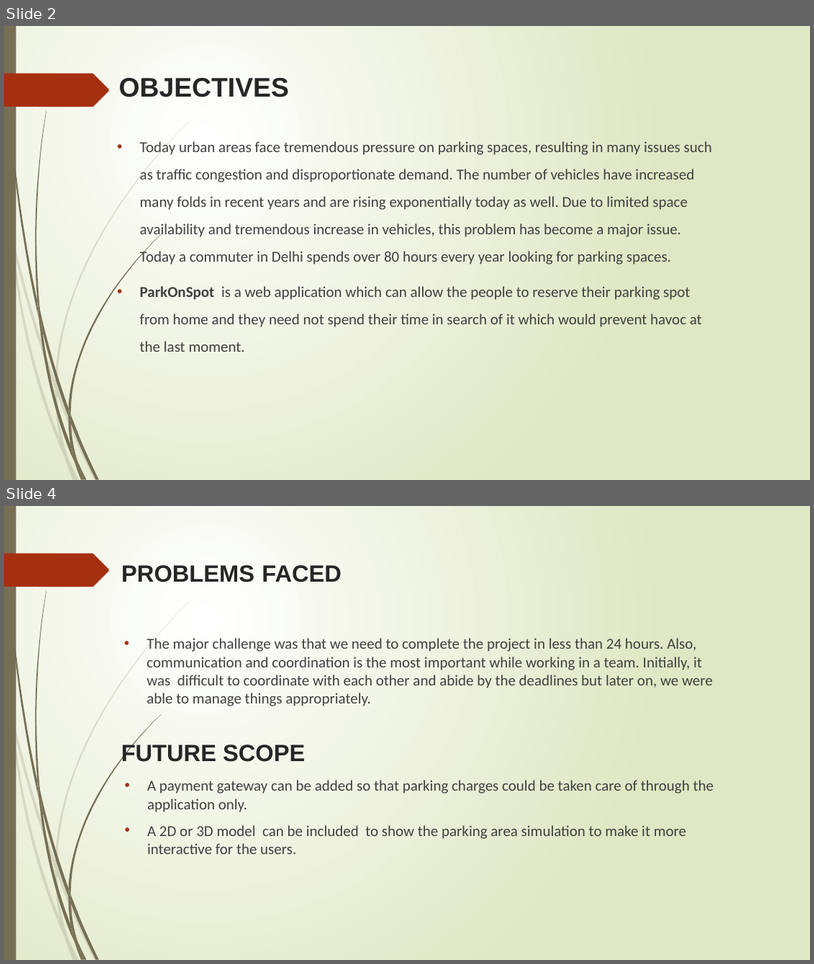
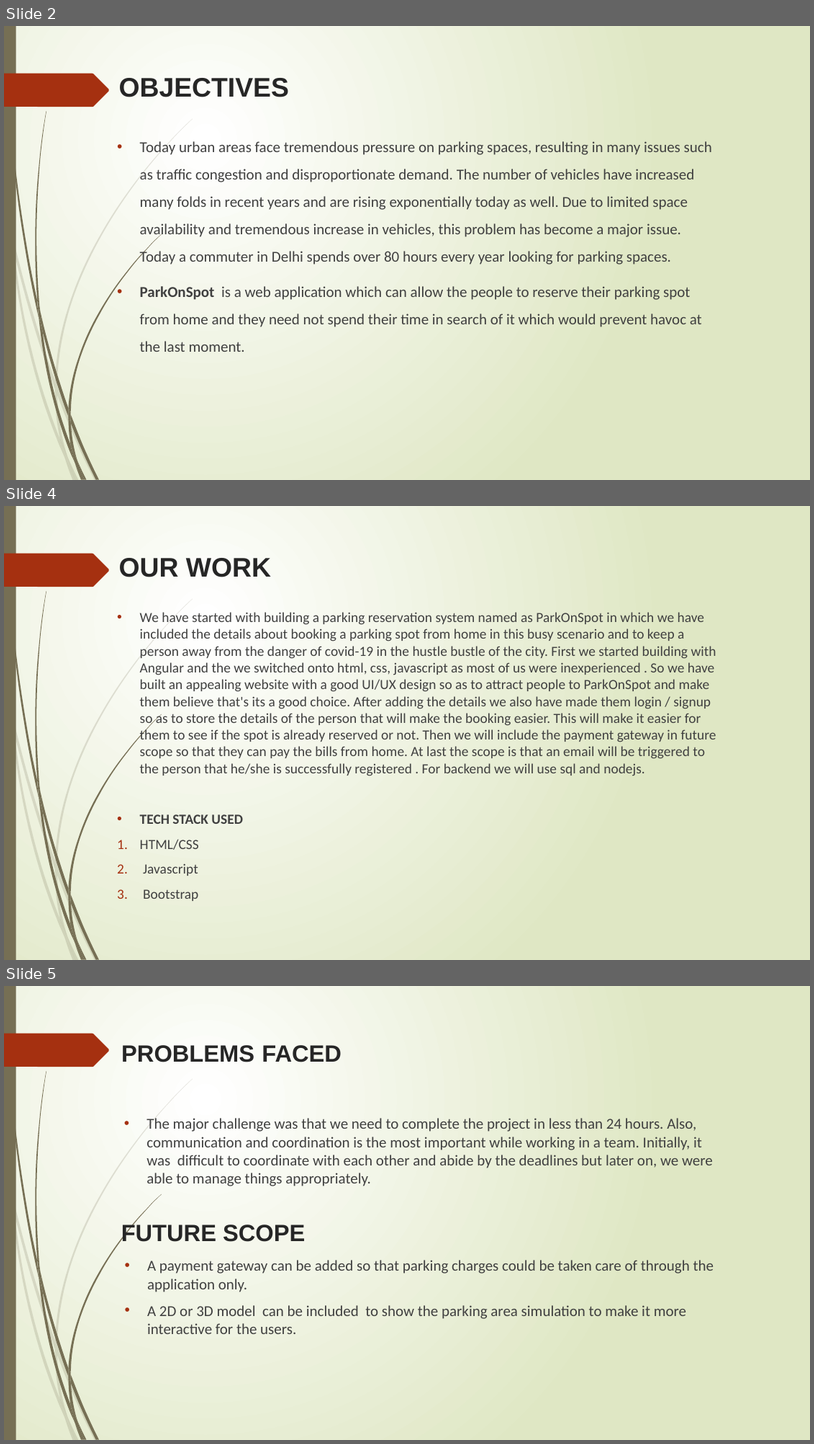
Before and after one commit to chehak123/ParkOnSpot, a slide deck: delhihacks.pptx. Shown one above the other, each under a label of ours: slides 2 and 4 before the commit, slides 2, 4 and 5 after it; the slides between them are not shown. The pictures are 814x964 and 814x1444 pixels, drawn with LibreOffice and Linux fonts; fonts in the diff are those of the drawing. Boxes give left, top, right and bottom in pixels: in the first picture for what was removed or moved away, otherwise in the second. Text is boxed around its words. In the diff, an @@ line names an element or a change of style, - is before the commit and + after.

```diff
--- a/delhihacks.pptx
+++ b/delhihacks.pptx
@@ slide 4 added at [4, 506, 810, 960], background gradient #FFFFFF to #DFE8C4; not listed: 24 template elements that a slide beside it also shows @@
@@ title added at [119, 558, 271, 577], 32 pt, text #262626, bold @@
+OUR WORK
@@ text added at [140, 612, 717, 901], 16.6 pt, text #404040 @@
+• We have started with building a parking reservation system named as ParkOnSpot in which we have included the details about booking a parking spot from home in this busy scenario and to keep a person away from the danger of covid-19 in the hustle bustle of the city. First we started building with Angular and the we switched onto html, css, javascript as most of us were inexperienced . So we have built an appealing website with a good UI/UX design so as to attract people to ParkOnSpot and make them believe that's its a good choice. After adding the details we also have made them login / signup so as to store the details of the person that will make the booking easier. This will make it easier for them to see if the spot is already reserved or not. Then we will include the payment gateway in future scope so that they can pay the bills from home. At last the scope is that an email will be triggered to the person that he/she is successfully registered . For backend we will use sql and nodejs.
+• TECH STACK USED
+1. HTML/CSS
+2. Javascript
+3. Bootstrap
@@ what was slide 4 is now slide 5 @@
```
Also in this commit, not shown: 1 slide changed.
